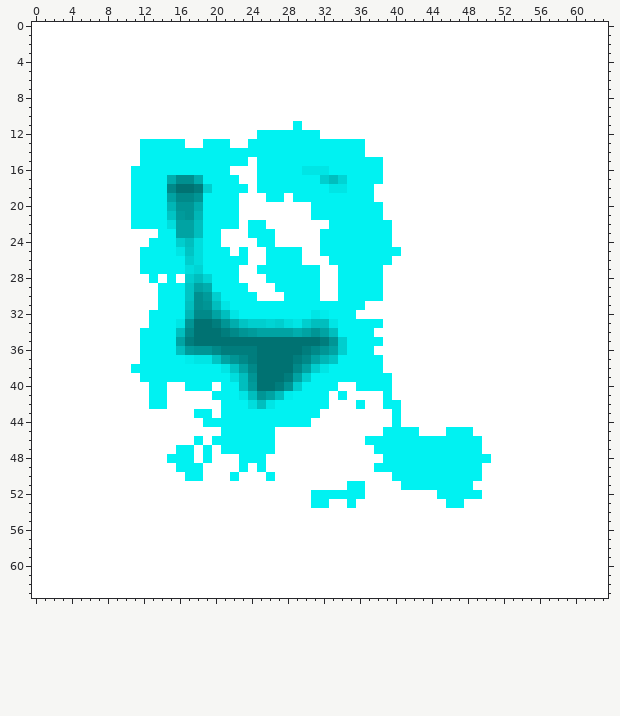
Pixel-art sprite: TestImages/Moisture.png. Above, as it was before the edit.
The file is 64x64 pixels. Colours within 5 levels of each other are drawn and written as one.
New version:
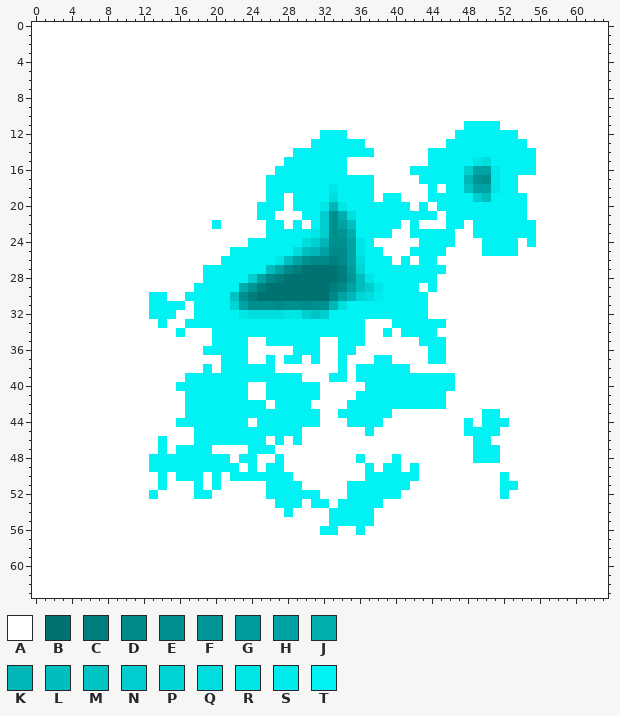
Palette (. is transparent): A #ffffff  B #007272  C #007d7d  D #008989  E #008f8f  F #009595  G #009b9b  H #00a3a3  J #00adad  K #00b6b6  L #00bebe  M #00c4c4  N #00cece  P #00d4d4  Q #00dddd  R #00e5e5  S #00ecec  T #00f2f2
Edits made:
y 11: x 29 T -> A; x 48..51 AAAA -> TTTT
y 12: x 25..34 TTTTTTTAAA -> AAAAAAATTT; x 47..53 AAAAAAA -> TTTTTTT
y 13: x 12..16 TTTTT -> AAAAA; x 19..21 TTT -> AAA; x 24..30 TTTTTTT -> AAAAAAA; x 46..54 AAAAAAAAA -> TTTTTTTTT
y 14: x 12..28 TTTTTTTTTTTTTTTTT -> AAAAAAAAAAAAAAAAA; x 37 A -> T; x 44..55 AAAAAAAAAAAA -> TTTTTTTTTTTT
y 15: x 12..23 TTTTTTTTTTTT -> AAAAAAAAAAAA; x 25..27 TTT -> AAA; x 35..38 TTTT -> AAAA; x 44..55 AAAAAAAAAAAA -> TTTTTRQTTTTT
y 16: x 11..21 TTTTTTTTTTT -> AAAAAAAAAAA; x 25..26 TT -> AA; x 30..32 RRR -> TTT; x 35..38 TTTT -> AAAA; x 42..55 AAAAAAAAAAAAAA -> TTTTTTNHHRTTTT
y 17: x 11..22 TTTTJEEJTTTT -> AAAAAAAAAAAA; x 25 T -> A; x 32..34 NLP -> TTT; x 38 T -> A; x 43..53 AAAAAAAAAAA -> TTTTTKFERTT
y 18: x 11..23 TTTTDBBCNTTTT -> AAAAAAAAAAAAA; x 25 T -> A; x 34 R -> T; x 44 A -> T; x 46..53 AAAAAAAA -> TTMHHRTT
y 19: x 11..22 TTTTHDDFTTTT -> AAAAAAAAAAAA; x 33 T -> Q; x 39..40 AA -> TT; x 44..54 AAAAAAAAAAA -> TTTTTNLTTTT
y 20: x 11..22 TTTTKFFJTTTT -> AAAAAAAAAAAA; x 25..27 AAA -> TTT; x 29..30 AA -> TT; x 32..34 TTT -> RKR; x 39..41 AAA -> TTT; x 43 A -> T; x 45..54 AAAAAAAAAA -> TTTTTTTTTT
y 21: x 11..22 TTTTMGFKTTTT -> AAAAAAAAAAAA; x 25..26 AA -> TT; x 30 A -> T; x 32..35 TTTT -> NEJQ; x 39..44 AAAAAA -> TTTTTT; x 46..54 AAAAAAAAA -> TTTTTTTTT
y 22: x 11..19 TTTTQHHLT -> AAAAAAAAA; x 21..22 TT -> AA; x 24..27 TTAA -> AATT; x 29 A -> T; x 31..35 AATTT -> TNEHL; x 40 A -> T; x 42 A -> T; x 46..47 AA -> TT; x 49..55 AAAAAAA -> TTTTTTT
y 23: x 14..20 TTHHLTT -> AAAAAAA; x 24..25 TT -> AA; x 27..35 AAAAATTTT -> TTTTRNEFJ; x 42..46 AAAAA -> TTTTT; x 49..55 AAAAAAA -> TTTTTTT
y 24: x 13..20 TTTNLQTT -> AAAAAAAA; x 24 A -> T; x 27..36 AAAAATTTTT -> TTTQNKEEHR; x 38..39 TT -> AA; x 43..46 AAAA -> TTTT; x 50..53 AAAA -> TTTT; x 55 A -> T
y 25: x 12..22 TTTTRMQTTTA -> AAAAAAAAAAT; x 24..25 AA -> TT; x 29..36 TAATTTTT -> QLKHDDHR; x 39..40 TT -> AA; x 42..45 AAAA -> TTTT; x 50..53 AAAA -> TTTT
y 26: x 12..20 TTTTTNQTT -> AAAAAAAAA; x 24..25 AA -> TT; x 27..36 TTTAAATTTT -> RLHEDDCDHQ; x 41 A -> T; x 43..44 AA -> TT
y 27: x 12..18 TTTTTQP -> AAAAAAA; x 23..24 AA -> TT; x 26..36 TTTTTTAATTT -> LHDCBBBBCGP; x 39..45 AAAAAAA -> TTTTTTT
y 28: x 13 T -> A; x 15 T -> A; x 17..19 NLP -> AAT; x 23..37 AAATTTTTTAATTTT -> TNHDCBBBBBBCFLR; x 39..44 AAAAAA -> TTTTTT
y 29: x 14..19 TTTMHJ -> AAAATT; x 23..42 TAAATTTTTAATTTTTAAAA -> JFCBBBBBBBCDHLNRTTTT; x 44 A -> T
y 30: x 13 A -> T; x 15..20 TTMEGN -> AATTTT; x 22..43 TTTAAATTTTAATTTTTAAAAA -> MECBBBBBBBBDHKPQSTTTTT
y 31: x 13 A -> T; x 17..34 LEFLRTTTTTTTTTTTTT -> ATTTTPHEEEDEEDEEKQ; x 37..43 AAAAAAA -> TTTTTTT
y 32: x 16..32 TKDDHLRTTTTTTTTRS -> AATTTTTRQQQQRRNMN; x 36..43 AAAAAAAA -> TTTTTTTT
y 33: x 13 T -> A; x 15..33 TRFBBCFJMNNPNQRNLLR -> AATTTTTTTTTTTTTTTTT; x 37..38 TT -> AA; x 40..45 AAAAAA -> TTTTTT
y 34: x 12..33 TTTTLDBBBCDFGHHHHJHFHL -> AAAATAAATTTTTTTTTTTTTT; x 37 T -> A; x 39 A -> T; x 41..44 AAAA -> TTTT
y 35: x 12..34 TTTTHCBBBBBBBBBBBBBBCFN -> AAAAAAAATTTTAATTTTTTAAT; x 37..38 TT -> AA; x 43..45 AAA -> TTT
y 36: x 12..34 TTTTLGFFDCCCCBBBBBCDFHN -> AAAAAAATTTTTAAAAATTTAAT; x 36..37 TT -> AA; x 44..45 AA -> TT
y 37: x 12..33 TTTTTSRRMHFDCBBBBCDHKM -> AAAAAAAAATTTAATATTATAA; x 35..37 TTT -> AAA; x 39 A -> T; x 44..45 AA -> TT
y 38: x 11..18 TTTTTTTT -> AAAAAAAA; x 20..33 TRMHDBBBBDHNRT -> ATTTTTTAAAAAAA; x 35 T -> A; x 39..41 AAA -> TTT
y 39: x 12..16 TTTTT -> AAAAA; x 22..32 QLFBBBCHNTT -> TTTTTTTTAAA; x 35 T -> A; x 40..46 AAAAAAA -> TTTTTTT
y 40: x 13..14 TT -> AA; x 16 A -> T; x 20 A -> T; x 23..29 LGBBCFN -> TAATTTT; x 32..33 TT -> AA; x 36 T -> A; x 40..46 AAAAAAA -> TTTTTTT
y 41: x 13..14 TT -> AA; x 17..19 AAA -> TTT; x 23..28 RLFHLS -> TAATTT; x 32 T -> A; x 34 T -> A; x 36..38 AAA -> TTT; x 40..45 AAAAAA -> TTTTTT
y 42: x 13..14 TT -> AA; x 17..20 AAAA -> TTTT; x 24..26 QLR -> TTA; x 31..32 TT -> AA; x 35 A -> T; x 37..38 AA -> TT; x 41..45 AAAAA -> TTTTT
y 43: x 17 A -> T; x 20 A -> T; x 34..40 AAAAAAT -> TTTTTTA; x 50..51 AA -> TT
y 44: x 16..18 AAA -> TTT; x 24 T -> A; x 31 A -> T; x 35..38 AAAA -> TTTT; x 40 T -> A; x 48 A -> T; x 50..52 AAA -> TTT
y 45: x 18..20 AAA -> TTT; x 27..29 AAA -> TTT; x 37 A -> T; x 39..42 TTTT -> AAAA; x 46..47 TT -> AA; x 49..51 AAA -> TTT
y 46: x 14 A -> T; x 19 A -> T; x 26..27 TA -> AT; x 29 A -> T; x 37..48 TTTTTTTTTTTT -> AAAAAAAAAAAA; x 50 A -> T
y 47: x 14 A -> T; x 18 A -> T; x 21..23 TTT -> AAA; x 38..48 TTTTTTTTTTT -> AAAAAAAAAAA; x 50..51 AA -> TT
y 48: x 13..14 AA -> TT; x 18 A -> T; x 20..21 AA -> TT; x 25 T -> A; x 27 A -> T; x 36 A -> T; x 39 T -> A; x 41..48 TTTTTTTT -> AAAAAAAA; x 51 A -> T
y 49: x 13..15 AAA -> TTT; x 19..27 AAAATATAA -> TTTTATATT; x 37..38 AT -> TA; x 41 T -> A; x 43..49 TTTTTTT -> AAAAAAA
y 50: x 14 A -> T; x 16 A -> T; x 20 A -> T; x 23..25 AAA -> TTT; x 27..28 AA -> TT; x 37..39 AAA -> TTT; x 43..49 TTTTTTT -> AAAAAAA; x 52 A -> T
y 51: x 14 A -> T; x 18 A -> T; x 20 A -> T; x 26..29 AAAA -> TTTT; x 37..40 AAAA -> TTTT; x 42..48 TTTTTTT -> AAAAAAA; x 52..53 AA -> TT
y 52: x 13 A -> T; x 18..19 AA -> TT; x 26..30 AAAAA -> TTTTT; x 32..34 TTT -> AAA; x 37..40 AAAA -> TTTT; x 45..49 TTTTT -> AAAAA; x 52 A -> T
y 53: x 27..29 AAA -> TTT; x 34 A -> T; x 36..38 AAA -> TTT; x 46..47 TT -> AA
y 54: x 28 A -> T; x 33..37 AAAAA -> TTTTT
y 55: x 33..37 AAAAA -> TTTTT
y 56: x 32..33 AA -> TT; x 36 A -> T
Pixel boxes of the changes (left, top, right, bottom) in both pictures:
changed: (131, 121, 536, 535)
